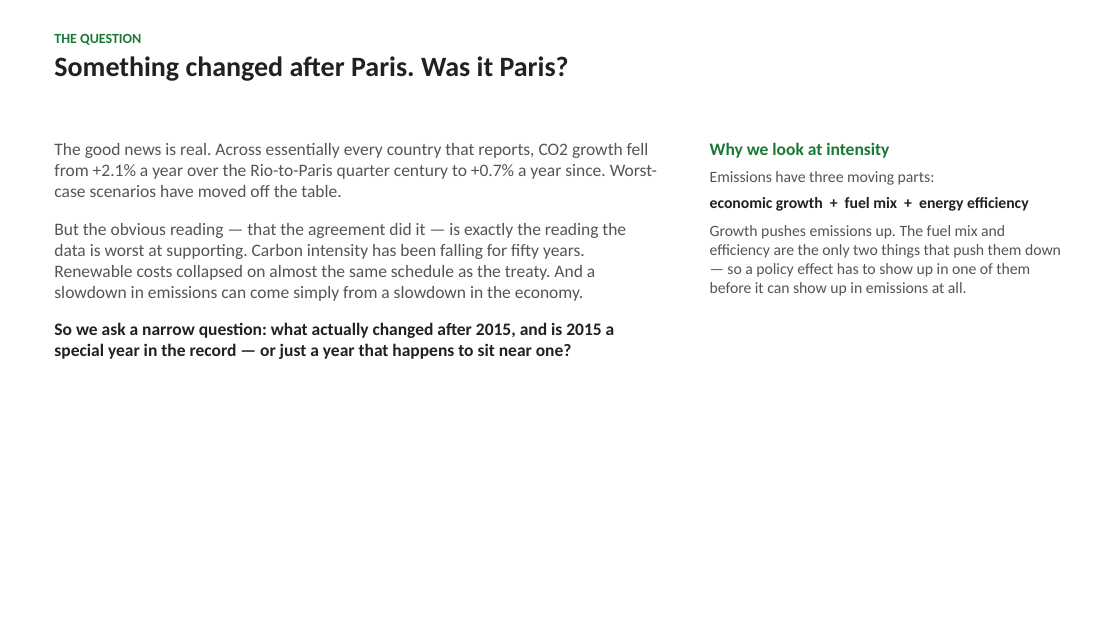
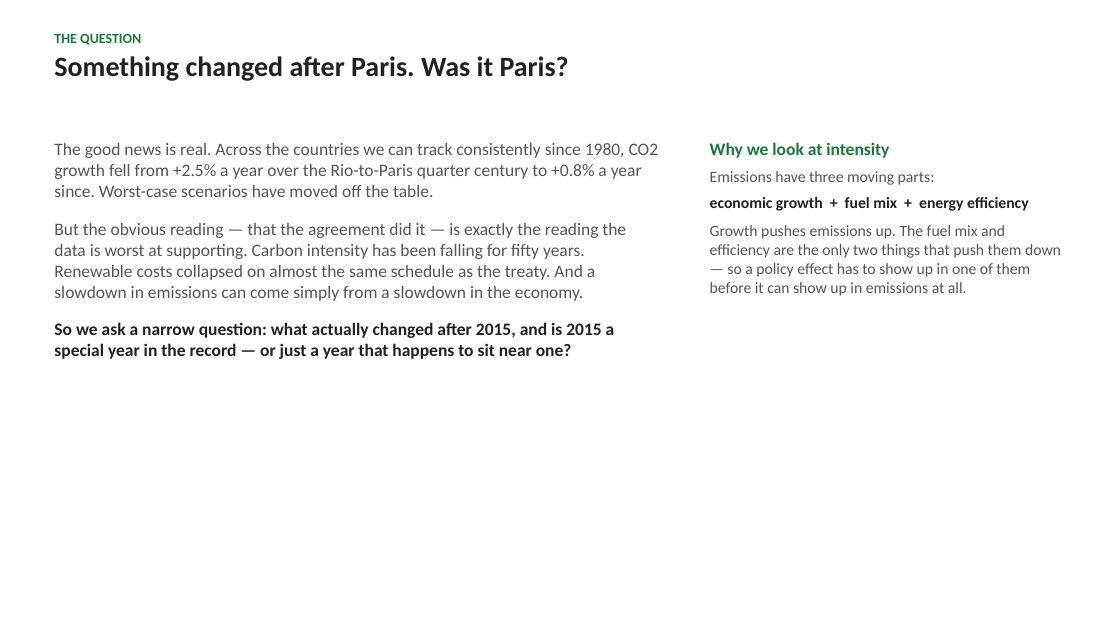
Before and after one commit to cwejnert/HDI-Happiness, a slide deck: slide 2 of carbon_breakpoints_takeaway_figures/paris_at_ten_world_deck.pptx. Drawn at 1120x630 pixels with LibreOffice and Linux fonts; fonts in the diff are those of the drawing. Boxes give left, top, right and bottom in pixels: in the first picture for what was removed or moved away, otherwise in the second. Text is boxed around its words. In the diff, an @@ line names an element or a change of style, - is before the commit and + after.

```diff
--- a/carbon_breakpoints_takeaway_figures/paris_at_ten_world_deck.pptx
+++ b/carbon_breakpoints_takeaway_figures/paris_at_ten_world_deck.pptx
@@ text at <box>54,143,659,197</box>: text changed @@
-The good news is real. Across essentially every country that reports, CO2 growth fell from +2.1% a year over the Rio-to-Paris quarter century to +0.7% a year since. Worst-case scenarios have moved off the table.
+The good news is real. Across the countries we can track consistently since 1980, CO2 growth fell from +2.5% a year over the Rio-to-Paris quarter century to +0.8% a year since. Worst-case scenarios have moved off the table.
```
Also in this commit, not shown: 8 other slides changed, 1 slide added, 3 other files.
